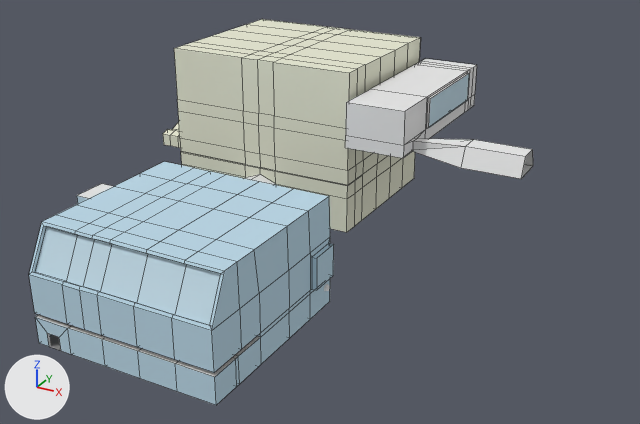
An edit to the Blender file Assets/3Dmodels/Facility1.blend, drawn before and after from the same camera.
Rendered twice from a 50 mm camera at (117.8, -131.8, 111.0) aimed at (19.1, 47.6, 21.3). The lights are fixed; the arrows at lower left show +X, +Y and +Z. Mesh edges are drawn as thin lines on the coarser meshes.

Names of what the first picture shows: 'Facility', 'FacilityLongRoom', 'FacilityTalR', 'Facilty Lower End'.
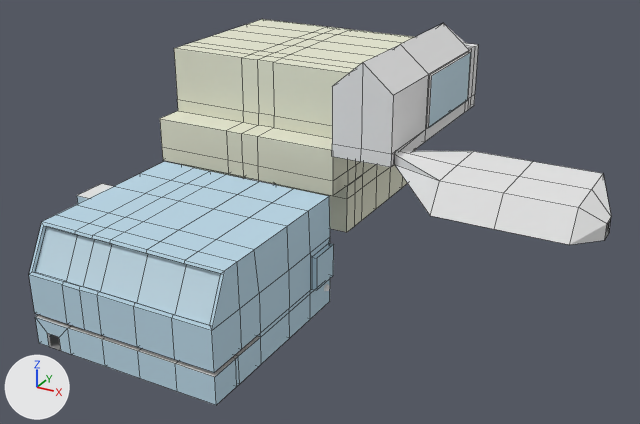
Boxes (x1, y1, x2, y2) around the edits, measured in the pictures (640 x 424 px):
'FacilityTalR', reshaped
    before: (163, 19, 421, 232)
    after: (160, 19, 415, 232)
'Facilty Lower End', reshaped, moved (79% wider, 129% taller)
    before: (413, 138, 533, 179)
    after: (395, 150, 611, 245)
'FacilityLongRoom', reshaped (11% wider, 45% taller)
    before: (345, 59, 477, 158)
    after: (332, 23, 478, 167)
part 1 of me_cube_010, built on
    before: (178, 111, 348, 185)
    after: (160, 111, 348, 196)
part 3 of me_cube_028, built on
    before: (345, 59, 476, 158)
    after: (332, 23, 477, 167)

Diff of the bpy script that builds the scene:
```diff
--- a/Assets/3Dmodels/Facility1.blend.py
+++ b/Assets/3Dmodels/Facility1.blend.py
@@ mat_endroomfloor @@
+mat_endroomfloor = diffuse_material('EndRoomFloor')
+mat_endroomfloor.base_color = (0.8, 0.8, 0.8)  # white #e7e7e7
@@ mat_endroomfloor_001 @@
+mat_endroomfloor_001 = diffuse_material('EndRoomFloor.001')
+mat_endroomfloor_001.base_color = (0.8, 0.8, 0.8)  # white #e7e7e7
@@ me_cube_010 @@
 # used by ob_facilitytalr; location = (0.0, 17.0, 1.0)
-me_cube_010.from_pydata(...)  # 247 vertices, 238 faces; spans x -46.0..17.7, y 48.4..96.0, z 7.0..51.7
+me_cube_010.from_pydata(...)  # 259 vertices, 250 faces; spans x -46.0..17.7, y 39.9..96.0, z 7.0..51.7
+# me_cube_010 part 1
+# 3 vertices are removed from x -15.0..-5.0, y 48.4, z 25.1
+# 8 faces are deleted
+# 3 vertices are added at (-15.0, 39.9, 25.1), (-5.0, 39.9, 25.1), (-10.0, 39.9, 25.1)
+# 12 new vertices lie (0.0, -8.5, 0.0) away from vertices in x -37.7..17.7, y 48.4, z 21.0..33.5
+# 4 new faces join them, mat_talr_gulv (white #e7e7e7)
+# 16 new faces join them, mat_talroom (white #e6e7d2)
 me_cube_010.materials.append(mat_talroom)
@@ me_cube_029 @@
 # used by ob_facilty_lower_end; location = (35.2, 67.4, 35.5)
-me_cube_029.from_pydata(...)  # 16 vertices, 14 faces; spans x -1.0..30.0, y -4.8..5.0, z -1.7..3.3
+me_cube_029.from_pydata(...)  # 30 vertices, 27 faces; spans x 0.3..53.5, y -15.8..15.9, z -5.5..2.3
+# me_cube_029 part 2: the whole mesh is rebuilt
 me_cube_029.materials.append(mat_end_room)
+me_cube_029.materials.append(mat_endroomfloor_001)  # white #e7e7e7
+me_cube_029.materials.append(mat_endroomfloor)  # white #e7e7e7
@@ me_cube_028 @@
 # used by ob_facilitylongroom; location = (20.5, 107.6, 33.5)
-me_cube_028.from_pydata(...)  # 54 vertices, 47 faces; spans x -2.9..15.8, y -47.3..4.3, z 0.6..13.1
+me_cube_028.from_pydata(...)  # 66 vertices, 57 faces; spans x -2.9..15.8, y -54.6..4.3, z 0.6..25.9
+# me_cube_028 part 3
+# 15 faces are deleted
+# 14 vertices in x -1.0..15.8, y -33.1..4.3, z 12.7..13.1 move by (0.0, 0.0, 6.0)
+# 3 vertices in x -1.0..15.1, y -47.3, z 1.0..4.4 move by (0.0, -7.3, 0.0)
+# 7 vertices move from x -1.0..15.1, y -47.3..-39.2, z 1.0..13.1 to x -1.0..15.1, y -54.6..-50.5, z 1.0..19.1
+# 5 vertices are added at (7.1, -54.6, 25.9), (7.1, -3.5, 25.9), (7.1, -33.1, 25.9), (15.1, -54.6, 1.0), (15.1, -51.4, 4.3)
+# 7 new vertices lie (8.1, 0.0, 0.0) away from vertices in x -1.0, y -47.3..4.3, z 1.0..13.1
+# 21 new faces join them, mat_long_room (white #e7e7e7)
+# 4 new faces join them, mat_talr_gulv (white #e7e7e7)
 me_cube_028.materials.append(mat_long_room)
 me_cube_028.materials.append(mat_windows)
+me_cube_028.materials.append(mat_talr_gulv)  # white #e7e7e7
@@ ob_facilty_lower_end @@
 ob_facilty_lower_end = bpy.data.objects.new('Facilty Lower End', me_cube_029)
-ob_facilty_lower_end.location = (35.2, 67.4, 35.5)
+ob_facilty_lower_end.location = (35.1, 56.1, 35.5)
```
